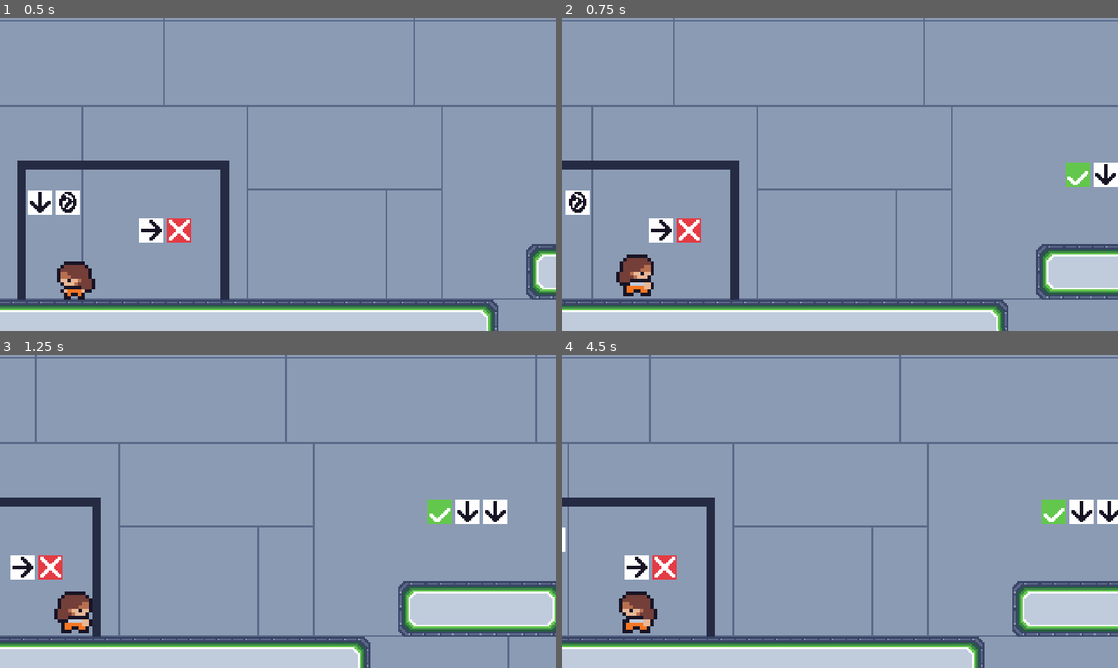
Above: before the commit, frames 1-4 (two rows, left to right).
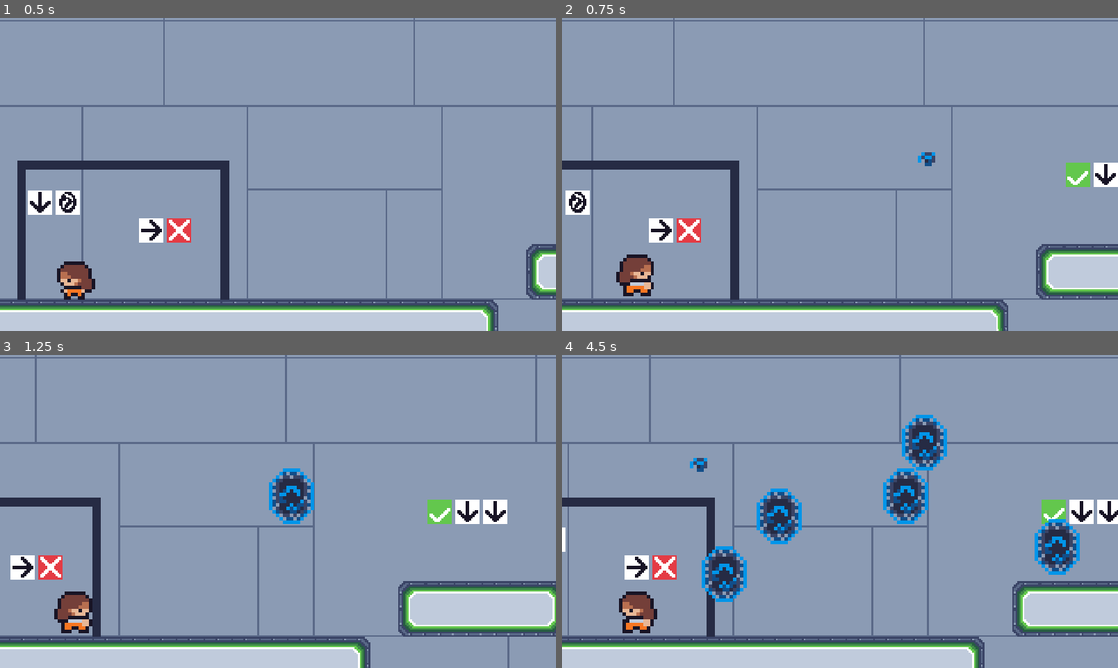
Above: after the commit, the same moments.

Repository: EthanPlant/LD55
Game: Godot game, scene res://scenes/main.tscn
The game is run twice, just before and just after one commit, with the same random seed, the same clock (stepped at 60 frames per second) and the same inputs.
Inputs (mouse positions are in pixels of both pictures, inside the frame that each line leads up to):
- Up to frame 1 (0.5 s): no input
- Up to frame 2 (0.75 s): move the mouse to (962, 158) at 0.52 s; hold D (walk_right) from 0.53 s (still down); click (962, 158) at 0.6 s
- Up to frame 3 (1.25 s): keep holding D (walk_right); tap Space (jump) at 0.77 s
- Up to frame 4 (4.5 s): move the mouse to (728, 527) at 1.27 s; tap Ctrl (switch_world) at 1.35, 3.6 s; tap Space (jump) at 1.52, 3.02, 3.77 s; click (728, 527) at 1.55 s; move the mouse to (895, 442) at 2.02 s; release D (walk_right) at 2.03 s; hold A (walk_left) 2.03-2.78 s; click (895, 442) at 2.1 s; move the mouse to (812, 574) at 2.77 s; hold D (walk_right) 2.78-4.28 s; click (812, 574) at 2.85 s; move the mouse to (1006, 558) at 3.52 s; click (1006, 558) at 3.8 s; move the mouse to (673, 464) at 4.27 s; hold A (walk_left) from 4.28 s (still down); click (673, 464) at 4.35 s

Frame 1 is identical in both runs. In frame 2, 0.1% of the frame differs, in the area x 64-68%, y 42-48%; in frame 3, 1.0%; in frame 4, 5.3%, in the area x 23-94%, y 19-79%.

Commit message:
Portal summoning

Diff:
--- a/project.godot
+++ b/project.godot
@@ -48,6 +48,11 @@
 "events": [Object(InputEventKey,"resource_local_to_scene":false,"resource_name":"","device":-1,"window_id":0,"alt_press …(182 unchanged characters)…
 ]
 }
+summon_portal={
+"deadzone": 0.5,
+"events": [Object(InputEventMouseButton,"resource_local_to_scene":false,"resource_name":"","device":-1,"window_id":0,"alt_pressed":false,"shift_pressed":false,"ctrl_pressed":false,"meta_pressed":false,"button_mask":1,"position":Vector2(140, 22),"global_position":Vector2(144, 63),"factor":1.0,"button_index":1,"canceled":false,"pressed":true,"double_click":false,"script":null)
+]
+}
 
 [layer_names]
 
--- a/scenes/entities/player.tscn
+++ b/scenes/entities/player.tscn
@@ -58,10 +58,11 @@
 script = ExtResource("1_3v4ms")
 
 [node name="AnimatedSprite2D" type="AnimatedSprite2D" parent="."]
+z_index = 3
 scale = Vector2(2, 2)
 sprite_frames = SubResource("SpriteFrames_bdw2u")
 animation = &"idle"
-frame_progress = 0.63361
+frame_progress = 0.617636
 
 [node name="Camera2D" type="Camera2D" parent="."]
 position = Vector2(117, -56)
--- /dev/null
+++ b/scenes/entities/portal.tscn
@@ -0,0 +1,116 @@
+[gd_scene load_steps=16 format=3 uid="uid://bhwtagnq5mnbg"]
+
+[ext_resource type="Script" path="res://scripts/portal.gd" id="1_ejnmg"]
+[ext_resource type="Texture2D" uid="uid://c7kck6j2aw7at" path="res://assets/textures/blue_portal.png" id="1_txhod"]
+[ext_resource type="Texture2D" uid="uid://bxf5y6vrq2umw" path="res://assets/textures/orange_portal.png" id="2_6keav"]
+
+[sub_resource type="AtlasTexture" id="AtlasTexture_80k22"]
+atlas = ExtResource("1_txhod")
+region = Rect2(48, 0, 16, 16)
+
+[sub_resource type="AtlasTexture" id="AtlasTexture_45l8m"]
+atlas = ExtResource("1_txhod")
+region = Rect2(0, 0, 16, 16)
+
+[sub_resource type="AtlasTexture" id="AtlasTexture_5na70"]
+atlas = ExtResource("1_txhod")
+region = Rect2(16, 0, 16, 16)
+
+[sub_resource type="AtlasTexture" id="AtlasTexture_ugq0d"]
+atlas = ExtResource("1_txhod")
+region = Rect2(32, 0, 16, 16)
+
+[sub_resource type="AtlasTexture" id="AtlasTexture_myvsn"]
+atlas = ExtResource("1_txhod")
+region = Rect2(48, 0, 16, 16)
+
+[sub_resource type="AtlasTexture" id="AtlasTexture_vyqdb"]
+atlas = ExtResource("2_6keav")
+region = Rect2(48, 0, 16, 16)
+
+[sub_resource type="AtlasTexture" id="AtlasTexture_4xuwh"]
+atlas = ExtResource("2_6keav")
+region = Rect2(0, 0, 16, 16)
+
+[sub_resource type="AtlasTexture" id="AtlasTexture_dcgii"]
+atlas = ExtResource("2_6keav")
+region = Rect2(16, 0, 16, 16)
+
+[sub_resource type="AtlasTexture" id="AtlasTexture_f3axf"]
+atlas = ExtResource("2_6keav")
+region = Rect2(32, 0, 16, 16)
+
+[sub_resource type="AtlasTexture" id="AtlasTexture_monyv"]
+atlas = ExtResource("2_6keav")
+region = Rect2(48, 0, 16, 16)
+
+[sub_resource type="SpriteFrames" id="SpriteFrames_f2vuv"]
+animations = [{
+"frames": [{
+"duration": 1.0,
+"texture": SubResource("AtlasTexture_80k22")
+}],
+"loop": true,
+"name": &"blue",
+"speed": 5.0
+}, {
+"frames": [{
+"duration": 1.0,
+"texture": SubResource("AtlasTexture_45l8m")
+}, {
+"duration": 1.0,
+"texture": SubResource("AtlasTexture_5na70")
+}, {
+"duration": 1.0,
+"texture": SubResource("AtlasTexture_ugq0d")
+}, {
+"duration": 1.0,
+"texture": SubResource("AtlasTexture_myvsn")
+}],
+"loop": false,
+"name": &"blue_summon",
+"speed": 5.0
+}, {
+"frames": [{
+"duration": 1.0,
+"texture": SubResource("AtlasTexture_vyqdb")
+}],
+"loop": true,
+"name": &"orange",
+"speed": 5.0
+}, {
+"frames": [{
+"duration": 1.0,
+"texture": SubResource("AtlasTexture_4xuwh")
+}, {
+"duration": 1.0,
+"texture": SubResource("AtlasTexture_dcgii")
+}, {
+"duration": 1.0,
+"texture": SubResource("AtlasTexture_f3axf")
+}, {
+"duration": 1.0,
+"texture": SubResource("AtlasTexture_monyv")
+}],
+"loop": false,
+"name": &"orange_summon",
+"speed": 5.0
+}]
+
+[sub_resource type="CapsuleShape2D" id="CapsuleShape2D_0vjk1"]
+radius = 7.0
+height = 16.0
+
+[node name="Portal" type="StaticBody2D"]
+script = ExtResource("1_ejnmg")
+
+[node name="AnimatedSprite2D" type="AnimatedSprite2D" parent="."]
+scale = Vector2(4, 4)
+sprite_frames = SubResource("SpriteFrames_f2vuv")
+animation = &"orange_summon"
+
+[node name="CollisionShape2D" type="CollisionShape2D" parent="."]
+shape = SubResource("CapsuleShape2D_0vjk1")
+disabled = true
+
+[connection signal="animation_finished" from="AnimatedSprite2D" to="." method="_on_animated_sprite_2d_animation_finished"]
--- a/scenes/levels/tutorial_level.tscn
+++ b/scenes/levels/tutorial_level.tscn
@@ -1,5 +1,6 @@
-[gd_scene load_steps=8 format=3 uid="uid://bh4j2in0ie8ji"]
-
+[gd_scene load_steps=9 format=3 uid="uid://bh4j2in0ie8ji"]
+
+[ext_resource type="Script" path="res://scripts/level.gd" id="1_3qc0e"]
 [ext_resource type="Script" path="res://scripts/world_switcher.gd" id="1_18t4u"]
 [ext_resource type="Texture2D" uid="uid://bcgxx0txeteof" path="res://assets/textures/world1_tileset.png" id="1_jle6i"]
 [ext_resource type="Texture2D" uid="uid://bphxkcmnsfgx7" path="res://assets/textures/world2_tileset.png" id="2_0s0ub"]
@@ -216,6 +217,7 @@
 sources/1 = SubResource("TileSetAtlasSource_di48k")
 
 [node name="TutorialLevel" type="Node2D"]
+script = ExtResource("1_3qc0e")
 
 [node name="TileMap" type="TileMap" parent="."]
 scale = Vector2(2, 2)
--- /dev/null
+++ b/scripts/level.gd
@@ -0,0 +1,16 @@
+extends Node2D
+
+const PORTAL: PackedScene = preload("res://scenes/entities/portal.tscn")
+
+# Called when the node enters the scene tree for the first time.
+func _ready():
+	pass # Replace with function body.
+
+
+# Called every frame. 'delta' is the elapsed time since the previous frame.
+func _process(_delta):
+	if Input.is_action_just_pressed("summon_portal"):
+		var portal: Node  = PORTAL.instantiate()
+		add_child(portal)
+		portal.add_to_group("portals")
+		portal.global_position = get_global_mouse_position()
--- /dev/null
+++ b/scripts/portal.gd
@@ -0,0 +1,17 @@
+extends StaticBody2D
+
+@onready var animated_sprite = $AnimatedSprite2D
+
+# Called when the node enters the scene tree for the first time.
+func _ready():
+	animated_sprite.play("blue_summon" if Global.current_world == 1 else "orange_summon")
+
+
+# Called every frame. 'delta' is the elapsed time since the previous frame.
+func _process(_delta):
+	if not animated_sprite.animation == "blue_summon" and not animated_sprite.animation == "orange_summon":
+		animated_sprite.play("blue" if Global.current_world == 1 else "orange")
+
+
+func _on_animated_sprite_2d_animation_finished():
+	animated_sprite.play("blue" if Global.current_world == 1 else "orange")
--- a/scripts/world_switcher.gd
+++ b/scripts/world_switcher.gd
@@ -8,6 +8,7 @@
 		set_layer_enabled(layer, true)
 	for layer in WORLD_2_LAYERS:
 		set_layer_enabled(layer, false)
+
 
 func _process(_delta):
 	if Input.is_action_just_pressed("switch_world"):
